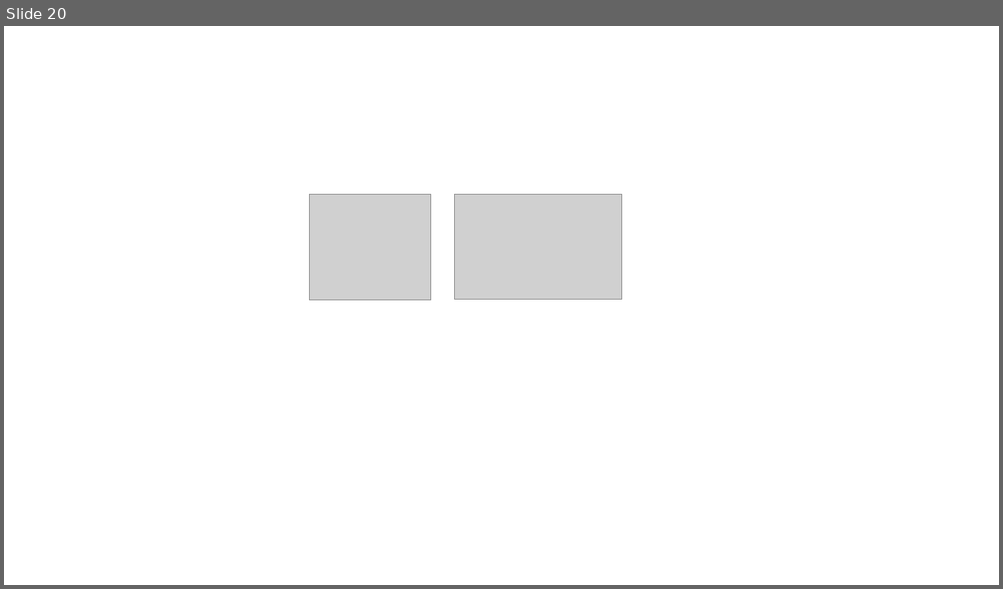
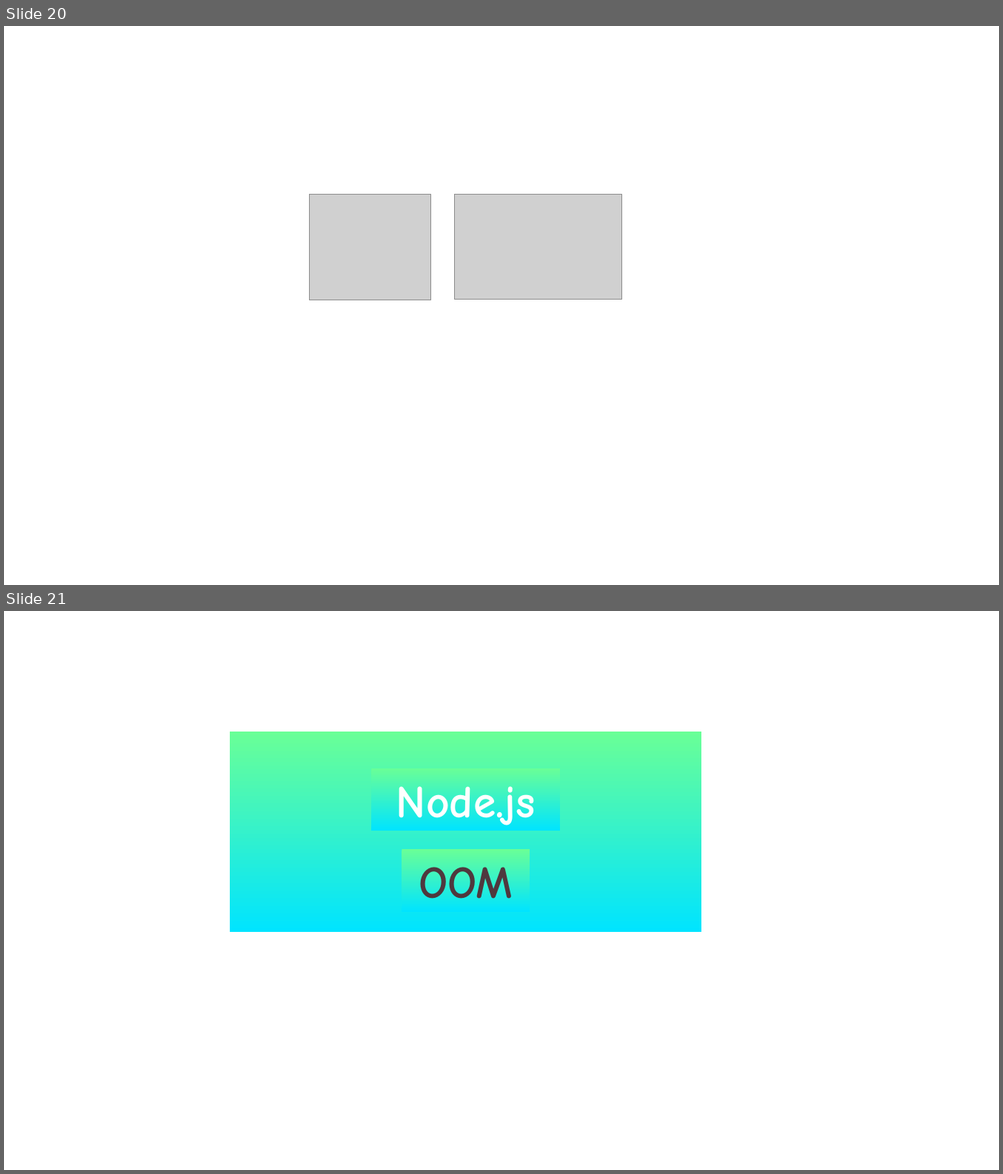
Before and after one commit to ParadeTo/blog, a slide deck: 公众号封面.pptx. Shown one above the other, each under a label of ours: slide 20 before the commit, slides 20 and 21 after it. The pictures are 1003x589 and 1003x1174 pixels, drawn with LibreOffice and Linux fonts; fonts in the diff are those of the drawing; grey boxes stand for pictures; background and template pictures are left out. Boxes give left, top, right and bottom in pixels: in the first picture for what was removed or moved away, otherwise in the second. Text is boxed around its words. In the diff, an @@ line names an element or a change of style, - is before the commit and + after.

```diff
--- a/公众号封面.pptx
+++ b/公众号封面.pptx
@@ slide 21 added at (4,611,999,1170), background picture (left out) @@
@@ rectangle added at (229,732,701,933), fill gradient #69FF97 to #00E4FF @@
@@ rectangle added at (371,769,560,831), fill gradient #69FF97 to #00E4FF, 44 pt, text #FFFFFF, bold @@
+Node.js
@@ rectangle added at (401,850,530,912), fill gradient #69FF97 to #00E4FF, 44 pt, text #4F383E, bold @@
+OOM
```
Also in this commit, not shown: 1 slide removed, 8 other files.
